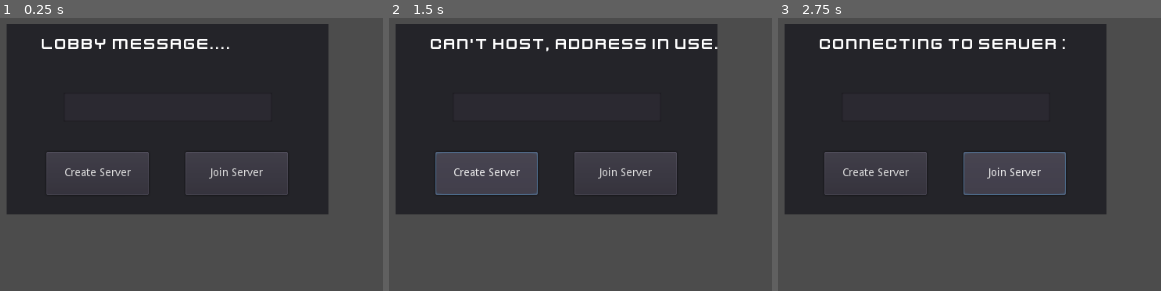
Above: before the commit, frames 1-3 (left to right).
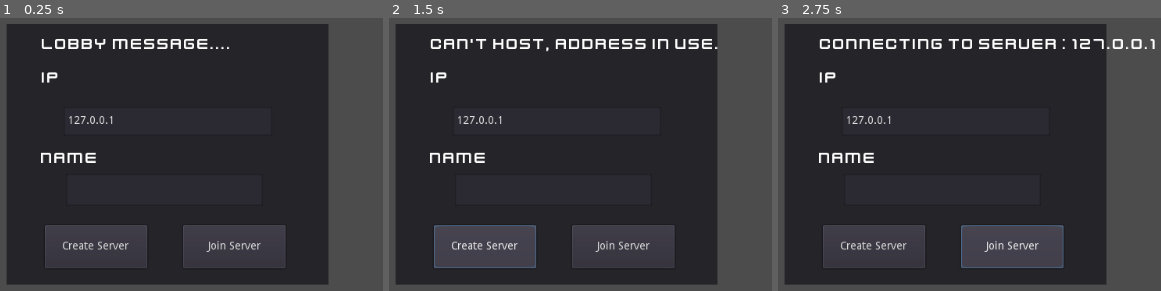
Above: after the commit, the same moments.

Repository: nuxlight/BoxManBattle
Game: Godot game, scene res://levels/Lobby.tscn
Two runs of this game, one before a commit and one after it. Both use one fixed random seed, a clock stepped at 60 frames per second and the inputs below.
Inputs (mouse positions are in pixels of both pictures, inside the frame that each line leads up to):
- Up to frame 1 (0.25 s): no input
- Up to frame 2 (1.5 s): tap Enter at 0.5 s; move the mouse to (737, 97) at 0.52 s; hold D (move_right) 0.53-1.25 s; click "Create Server" at 1.25 s
- Up to frame 3 (2.75 s): click "Join Server" at 2 s

The runs differ from the first frame. In frame 1, 19% of the frame differs, in the area x 1-86%, y 19-98%; in frame 2, 21%; in frame 3, 21%, in the area x 1-99%, y 7-98%.

Commit message:
Update
Signed-off-by: Thibaud <thibaudpellissier@gmail.com>

Diff:
--- a/levels/Lobby.tscn
+++ b/levels/Lobby.tscn
@@ -15,10 +15,10 @@
 }
 
 [node name="LobbyPanel" type="Panel" parent="."]
-margin_left = 299.475
-margin_top = 176.937
-margin_right = 711.475
-margin_bottom = 420.937
+margin_left = 299.0
+margin_top = 177.0
+margin_right = 711.0
+margin_bottom = 511.0
 script = ExtResource( 2 )
 __meta__ = {
 "_edit_use_anchors_": false
@@ -27,32 +27,64 @@
 [node name="LobbyMessage" type="Label" parent="LobbyPanel"]
 margin_left = 45.0
 margin_top = 13.0
-margin_right = 373.0
-margin_bottom = 68.0
+margin_right = 365.0
+margin_bottom = 56.0
 custom_fonts/font = SubResource( 1 )
 text = "Lobby message...."
 __meta__ = {
 "_edit_use_anchors_": false
 }
 
+[node name="LobbyMessage2" type="Label" parent="LobbyPanel"]
+margin_left = 45.0
+margin_top = 56.0
+margin_right = 365.0
+margin_bottom = 99.0
+custom_fonts/font = SubResource( 1 )
+text = "ip"
+__meta__ = {
+"_edit_use_anchors_": false
+}
+
+[node name="LobbyMessage3" type="Label" parent="LobbyPanel"]
+margin_left = 43.7076
+margin_top = 159.388
+margin_right = 363.708
+margin_bottom = 202.388
+custom_fonts/font = SubResource( 1 )
+text = "Name"
+__meta__ = {
+"_edit_use_anchors_": false
+}
+
 [node name="LobbyAddress" type="LineEdit" parent="LobbyPanel"]
 margin_left = 72.7076
-margin_top = 87.5548
+margin_top = 105.648
 margin_right = 339.708
-margin_bottom = 124.555
+margin_bottom = 142.648
+text = "127.0.0.1"
+__meta__ = {
+"_edit_use_anchors_": false
+}
 
 [node name="CreateServerBtn" type="Button" parent="LobbyPanel"]
-margin_left = 51.4618
-margin_top = 163.631
-margin_right = 182.462
-margin_bottom = 218.631
+margin_left = 48.8771
+margin_top = 257.973
+margin_right = 179.877
+margin_bottom = 312.973
 text = "Create Server"
 
 [node name="JoinServerBtn" type="Button" parent="LobbyPanel"]
-margin_left = 228.514
-margin_top = 163.631
-margin_right = 359.514
-margin_bottom = 218.631
+margin_left = 225.93
+margin_top = 257.973
+margin_right = 356.93
+margin_bottom = 312.973
 text = "Join Server"
+
+[node name="LobbyPlayerName" type="LineEdit" parent="LobbyPanel"]
+margin_left = 76.4153
+margin_top = 192.169
+margin_right = 328.415
+margin_bottom = 233.169
 [connection signal="pressed" from="LobbyPanel/CreateServerBtn" to="LobbyPanel" method="_on_CreateServerBtn_pressed"]
 [connection signal="pressed" from="LobbyPanel/JoinServerBtn" to="LobbyPanel" method="_on_JoinServerBtn_pressed"]
--- a/levels/LobbyPanel.gd
+++ b/levels/LobbyPanel.gd
@@ -6,6 +6,13 @@
 onready var lobby_address = $LobbyAddress
 onready var lobby_server_btn = $CreateServerBtn
 onready var lobby_join_btn = $JoinServerBtn
+onready var lobby_player_name = $LobbyPlayerName
+
+var player_info = {}
+
+var my_info = {
+	'name' : "test_player"
+}
 
 func _ready():
 	get_tree().connect("network_peer_connected", self, "_player_connected")
@@ -15,7 +22,8 @@
 	get_tree().connect("server_disconnected", self, "_server_disconnected")
 
 func _player_connected(_id):
-	print("Player detected id : "+str(_id))
+	print("Player enter in lobby id : "+str(_id))
+	rpc_id(_id, "register_player", my_info)
 
 func _player_disconnected(_id):
 	print("Player disconected id : "+str(_id))
@@ -49,3 +57,9 @@
 	host.create_client(ip, DEFAULT_PORT)
 	get_tree().set_network_peer(host)
 	lobby_message.set_text("Connecting to server : "+ip)
+
+remote func register_player(info):
+	info['name'] = lobby_player_name.get_text()
+	var id = get_tree().get_rpc_sender_id()
+	player_info[id] = info
+	print(player_info)
Not shown, changed: export/BoxManBattle.x86_64
